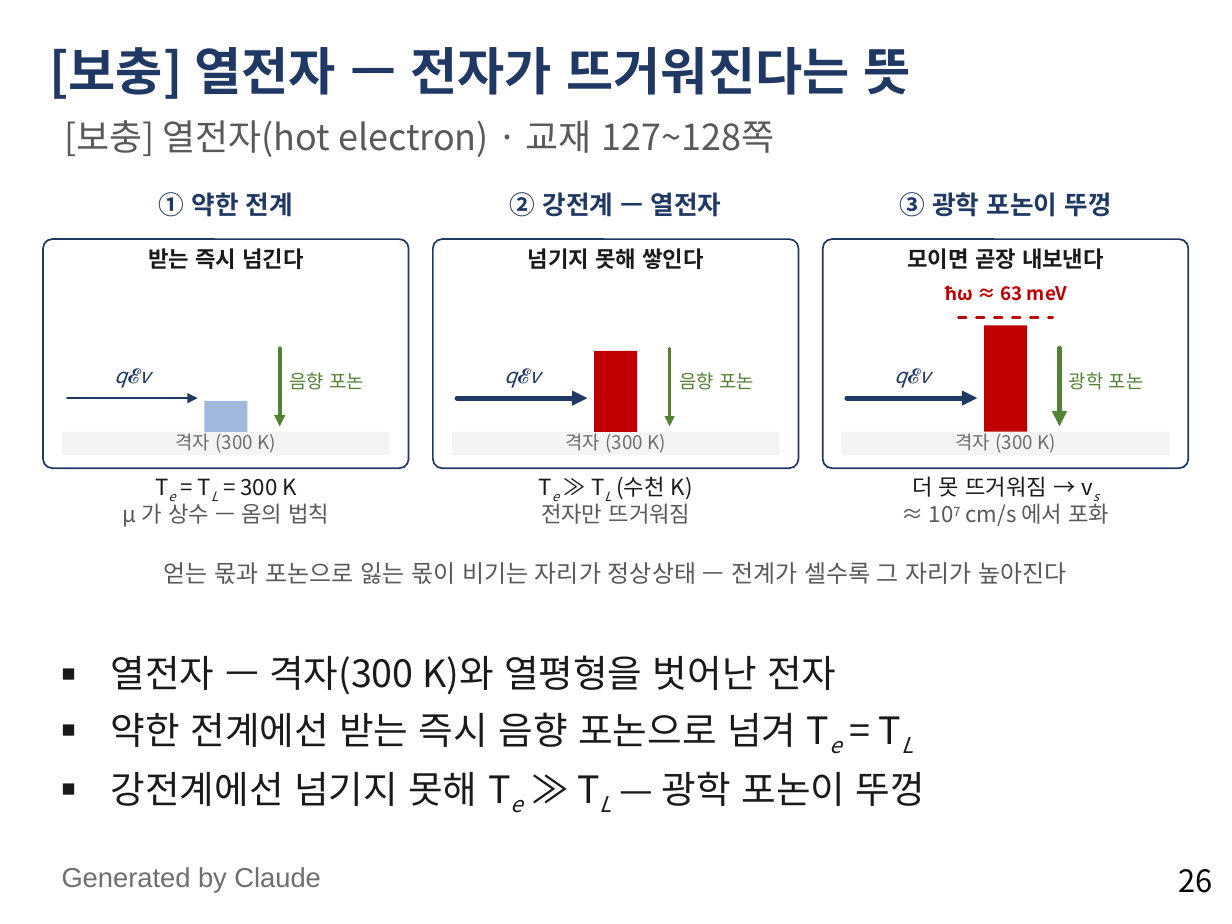
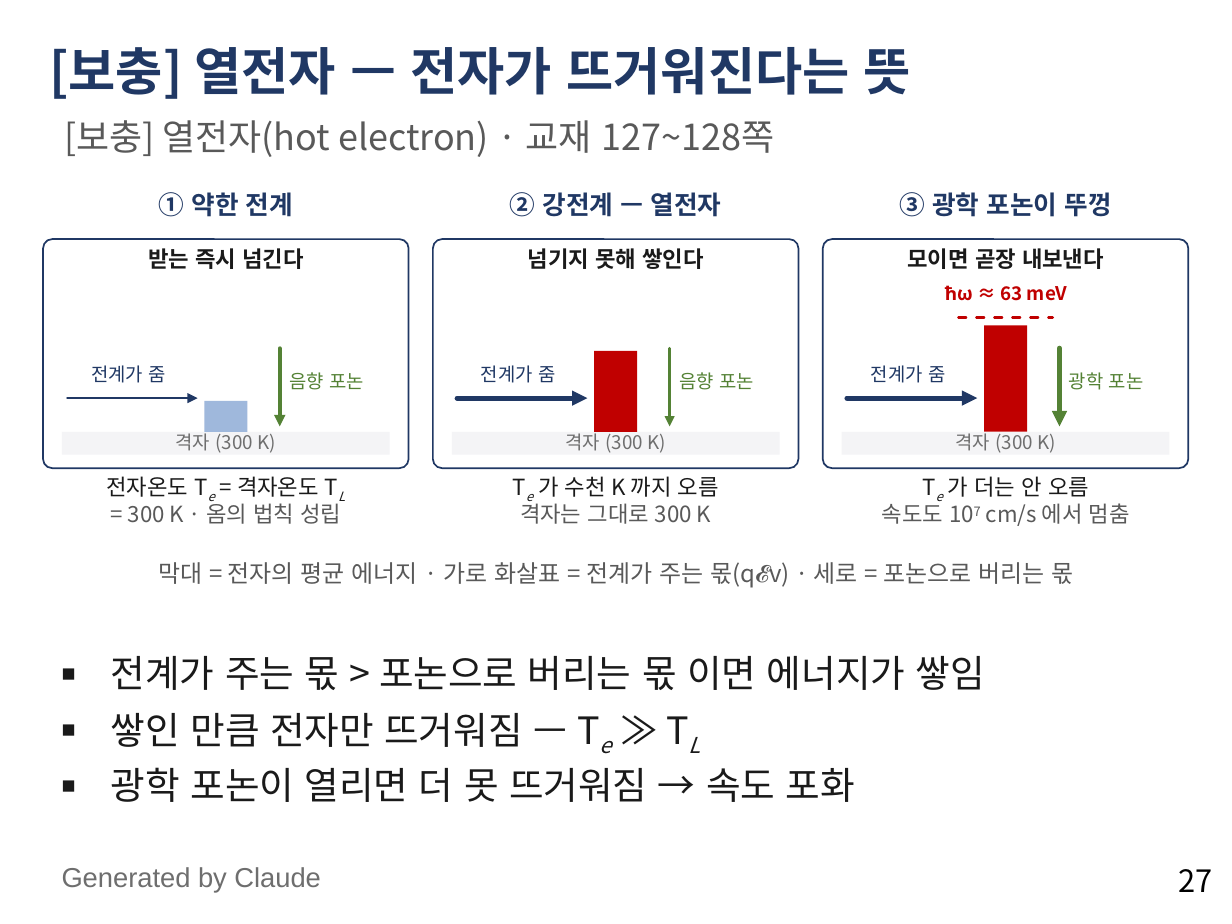
Before and after one commit to abcd8180/3A, a slide deck: slide 27 of 물리전자공학_3장_4강_전계에서의_표동과_이동도.pptx (slide 26 before the commit). Drawn at 1232x924 pixels with LibreOffice and Linux fonts; fonts in the diff are those of the drawing. Boxes give left, top, right and bottom in pixels: in the first picture for what was removed or moved away, otherwise in the second. Text is boxed around its words. In the diff, an @@ line names an element or a change of style, - is before the commit and + after.

```diff
--- a/물리전자공학_3장_4강_전계에서의_표동과_이동도.pptx
+++ b/물리전자공학_3장_4강_전계에서의_표동과_이동도.pptx
@@ text at box(91, 365, 165, 383): text changed; size 12 to 11 pt; italic off @@
-q𝓔v
+전계가 줌
@@ text at box(481, 365, 555, 383): text changed; size 12 to 11 pt; italic off @@
-q𝓔v
+전계가 줌
@@ text at box(871, 365, 945, 383): text changed; size 12 to 11 pt; italic off @@
-q𝓔v
+전계가 줌
@@ text at box(106, 476, 341, 524): text changed @@
-Te = TL = 300 K
-μ 가 상수 — 옴의 법칙
+전자온도 Te = 격자온도 TL
+= 300 K · 옴의 법칙 성립
@@ text at box(520, 476, 719, 524): text changed @@
-Te ≫ TL (수천 K)
-전자만 뜨거워짐
+Te 가 수천 K 까지 오름
+격자는 그대로 300 K
@@ text at box(882, 476, 1130, 526): text changed @@
-더 못 뜨거워짐 → vs
-≈ 107 cm/s 에서 포화
+Te 가 더는 안 오름
+속도도 107 cm/s 에서 멈춤
@@ text at box(158, 562, 1074, 588): text changed @@
-얻는 몫과 포논으로 잃는 몫이 비기는 자리가 정상상태 — 전계가 셀수록 그 자리가 높아진다
+막대 = 전자의 평균 에너지 · 가로 화살표 = 전계가 주는 몫(q𝓔v) · 세로 = 포논으로 버리는 몫
@@ text at box(111, 656, 985, 802): text changed @@
-■ 열전자 — 격자(300 K)와 열평형을 벗어난 전자
-■ 약한 전계에선 받는 즉시 음향 포논으로 넘겨 Te = TL
-■ 강전계에선 넘기지 못해 Te ≫ TL — 광학 포논이 뚜껑
+■ 전계가 주는 몫 > 포논으로 버리는 몫 이면 에너지가 쌓임
+■ 쌓인 만큼 전자만 뜨거워짐 — Te ≫ TL
+■ 광학 포논이 열리면 더 못 뜨거워짐 → 속도 포화
@@ page number at box(1179, 869, 1213, 892): text changed @@
-26
+27
```
Also in this commit, not shown: 1 other slide changed, 1 slide added.
